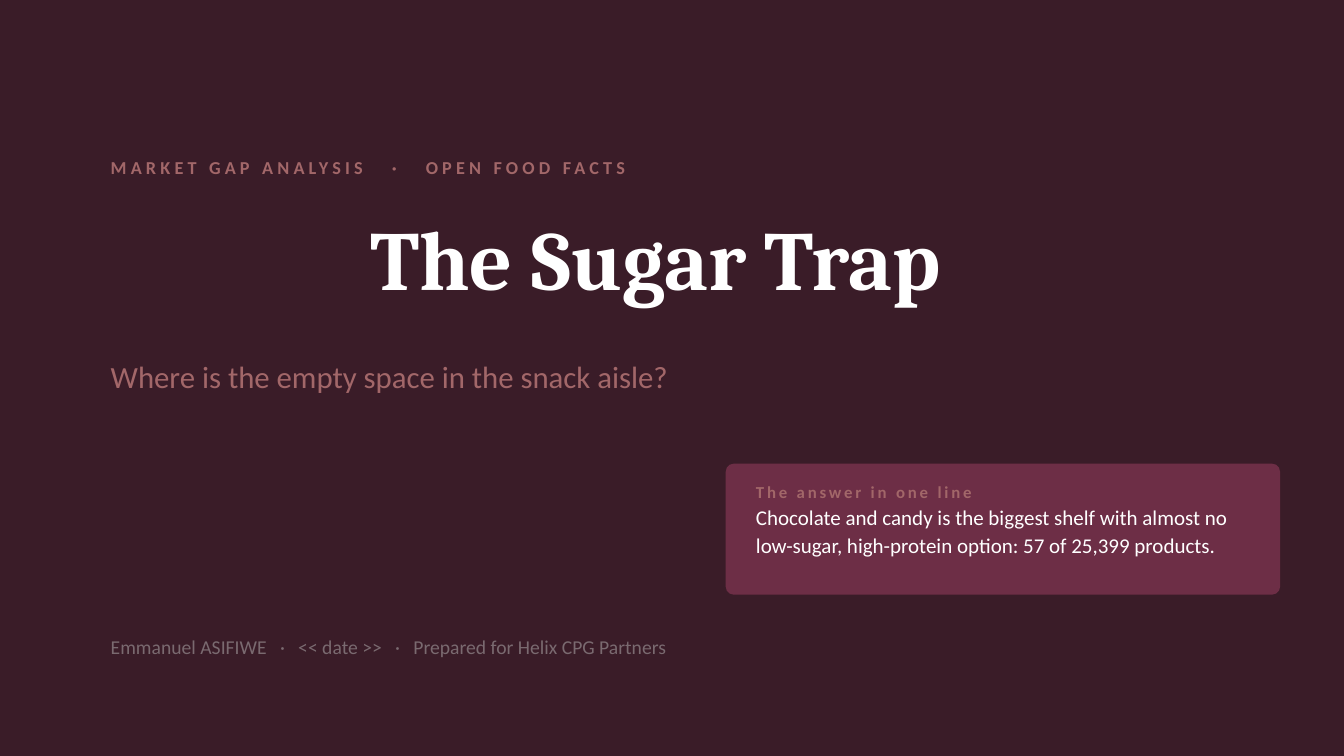
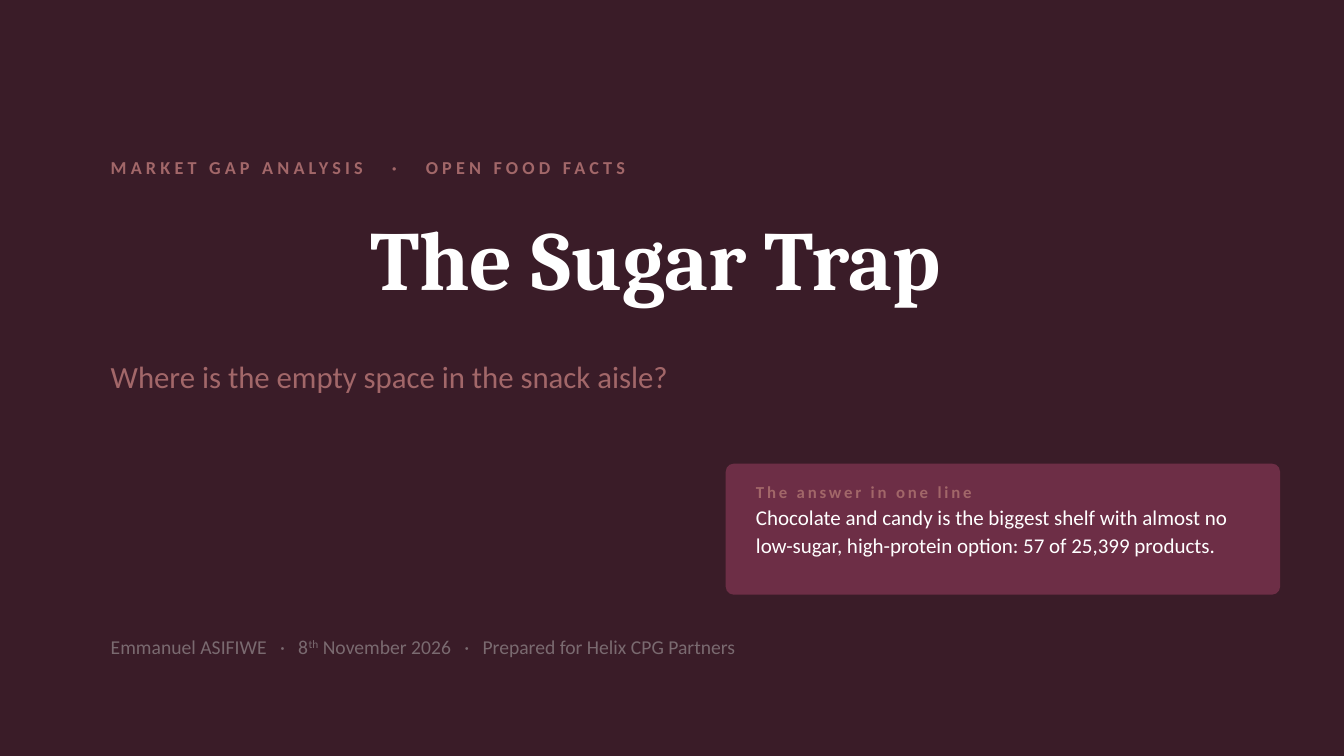
Before and after one commit to Emmanuel262/sugar-trap-market-gap-analysis, a slide deck: slide 1 of The_Sugar_Trap_Presentation.pptx. Drawn at 1344x756 pixels with LibreOffice and Linux fonts; fonts in the diff are those of the drawing. Boxes give left, top, right and bottom in pixels: in the first picture for what was removed or moved away, otherwise in the second. Text is boxed around its words. In the diff, an @@ line names an element or a change of style, - is before the commit and + after.

```diff
--- a/The_Sugar_Trap_Presentation.pptx
+++ b/The_Sugar_Trap_Presentation.pptx
@@ text at [111, 640, 735, 657]: text changed @@
-Emmanuel ASIFIWE · << date >> · Prepared for Helix CPG Partners
+Emmanuel ASIFIWE · 8th November 2026 · Prepared for Helix CPG Partners
```
Also in this commit, not shown: 2 other slides changed, 2 other files.
